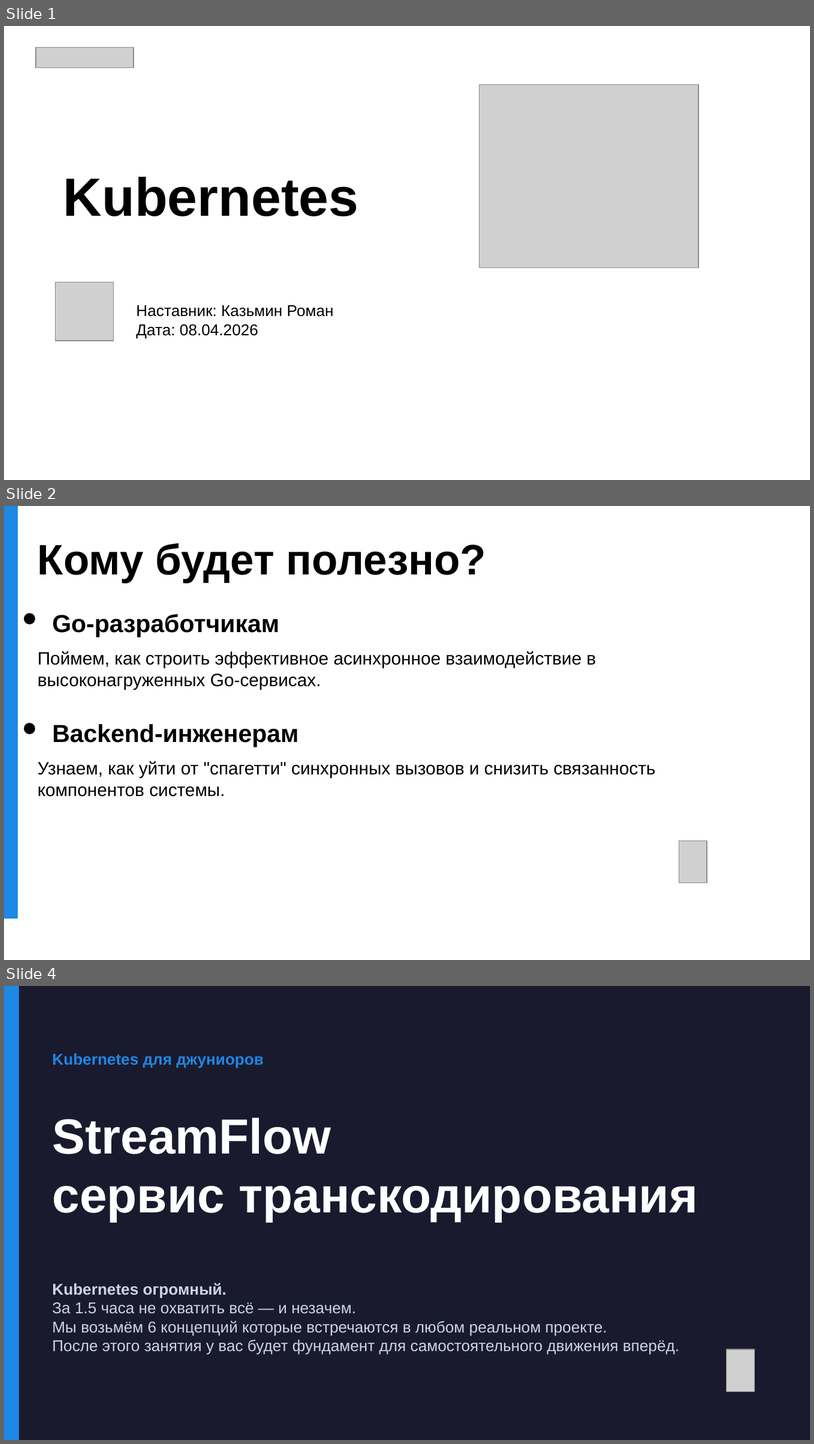
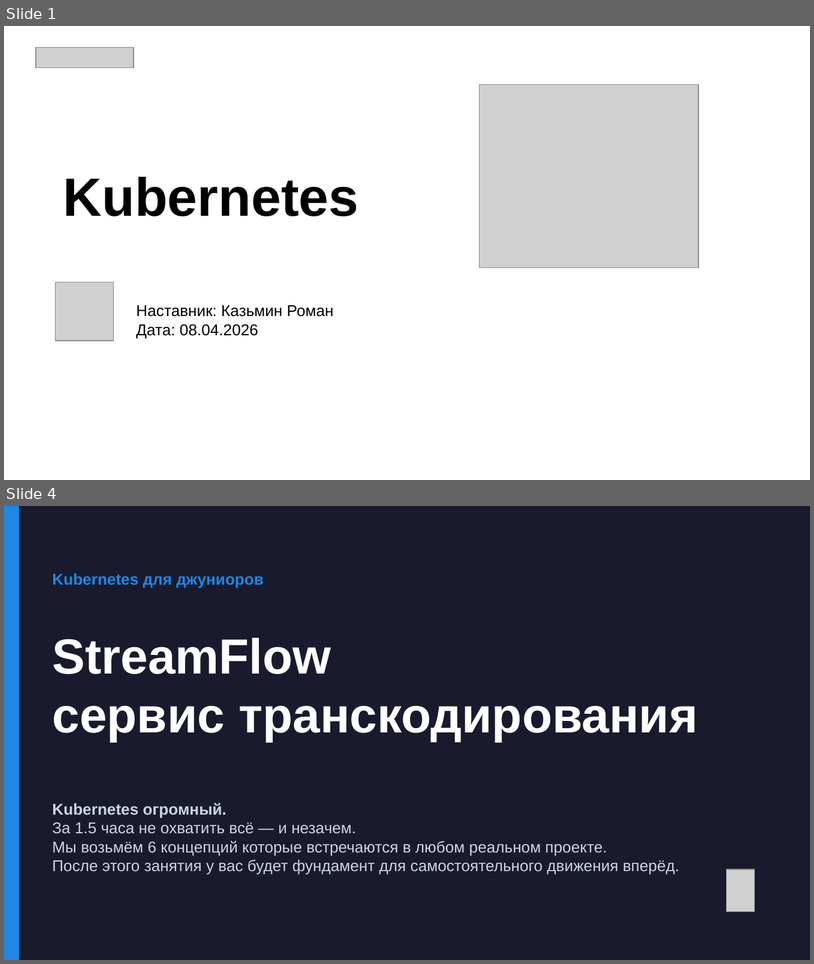
Before and after one commit to rkata-hexlet/webinars, a slide deck: k8s/streamflow_k8s_full.odp. Shown one above the other, each under a label of ours: slides 1, 2 and 4 before the commit, slides 1 and 4 after it; the slides between them are not shown. The pictures are 814x1444 and 814x964 pixels, drawn with LibreOffice and Linux fonts; fonts in the diff are those of the drawing; grey boxes stand for pictures. Boxes give left, top, right and bottom in pixels: in the first picture for what was removed or moved away, otherwise in the second. Text is boxed around its words. In the diff, an @@ line names an element or a change of style, - is before the commit and + after.

```diff
--- a/k8s/streamflow_k8s_full.odp
+++ b/k8s/streamflow_k8s_full.odp
@@ slide 2 removed at (4,506,810,960), background #FFFFFF @@
@@ rectangle removed at (4,506,17,917) @@
@@ text removed at (38,543,486,583) @@
-Кому будет полезно?
@@ ellipse removed at (24,613,35,624) @@
@@ text removed at (52,614,279,637) @@
-Go-разработчикам
@@ text removed at (38,651,596,689) @@
-Поймем, как строить эффективное асинхронное взаимодействие в высоконагруженных Go-сервисах.
@@ ellipse removed at (24,723,35,733) @@
@@ text removed at (52,724,299,747) @@
-Backend-инженерам
@@ text removed at (38,761,656,796) @@
-Узнаем, как уйти от "спагетти" синхронных вызовов и снизить связанность компонентов системы.
@@ picture removed at (679,841,707,883) @@
```
Also in this commit, not shown: 6 slides changed, 1 slide added, 16 other files.
